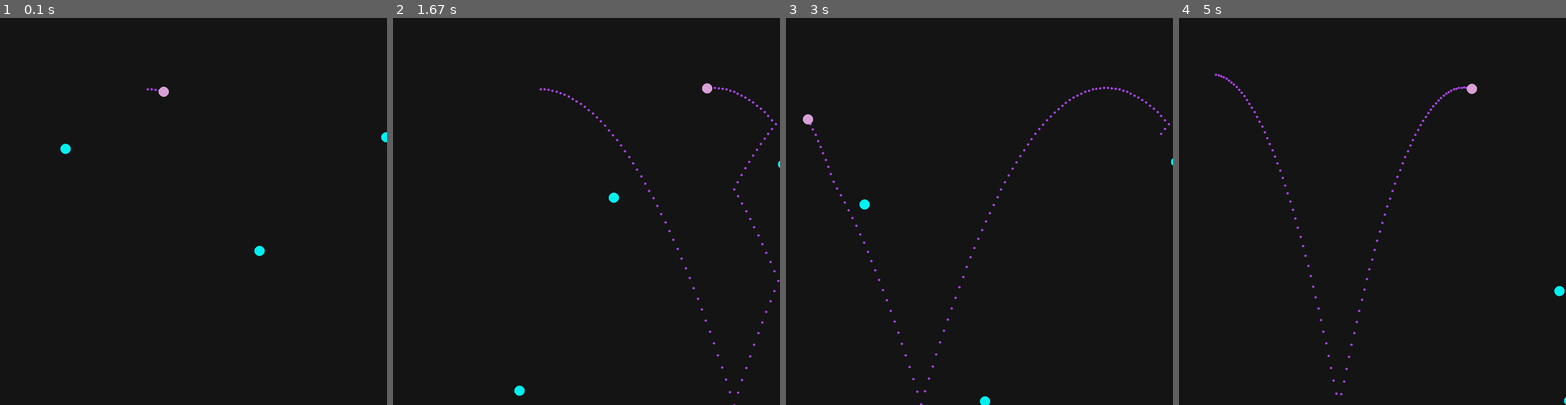
Above: before the commit, frames 1-4 (left to right).
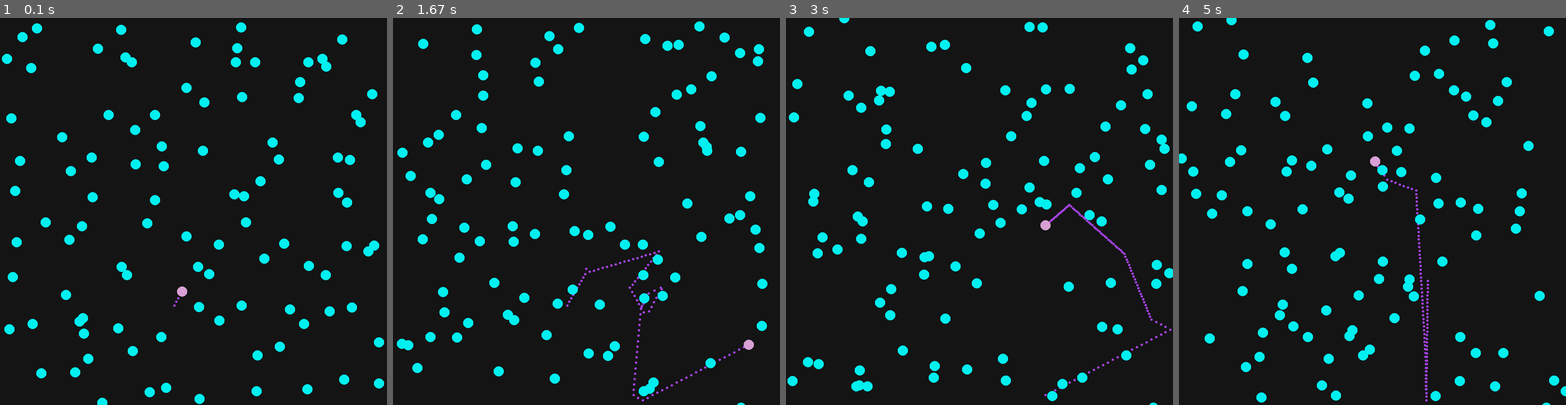
Above: after the commit, the same moments.

Repository: nmaszin/kulki
Game: pygame game, started from main.py
The game is run twice, just before and just after one commit, with the same random seed, the same clock (stepped at 60 frames per second) and the same inputs.
Inputs:
- Up to frame 1 (0.1 s): no input
- Up to frame 2 (1.67 s): no input
- Up to frame 3 (3 s): no input
- Up to frame 4 (5 s): no input

The runs differ from the first frame. In frame 1, 5.8% of the frame differs, in the area x 0-100%, y 1-100%; in frame 2, 6.3%, in the area x 1-100%, y 0-100%; in frame 3, 6.2%; in frame 4, 6.2%.

Commit message:
Random distribution of balls on simulation init

Diff:
--- a/app/app.py
+++ b/app/app.py
@@ -1,11 +1,11 @@
 import pygame
+import random
 
 from app.math.rectangle import Rectangle
 from app.math.vector import Vector
 from app.simulation.simulation import Simulation
 from app.simulation.config import SimulationConfig
 from app.color import Color
-
 
 class App:
   WINDOW_TITLE = 'Kulki by N-Maszin'
@@ -26,12 +26,7 @@
 
     self.simulation = Simulation(
       self.scene,
-      SimulationConfig({
-        'simulation_fps': self.FPS,
-        'balls_number': 4,
-        'ball_velocity': Vector.from_polar(500, 0),
-        'ball_acceleration': Vector(0, 2000)
-      })
+      SimulationConfig({}) # default config
     )
 
     self.RENDER_FRAME = pygame.USEREVENT
--- a/app/simulation/ball.py
+++ b/app/simulation/ball.py
@@ -29,7 +29,7 @@
     Returns True if collision between two balls has ocurred
     """
     distance = self.position.distance(ball.position)
-    return distance <= self.radius + ball.radius + 1
+    return distance <= self.radius + ball.radius
 
   def is_collision_with_wall(self, scene):
     """
--- a/app/simulation/config.py
+++ b/app/simulation/config.py
@@ -1,14 +1,15 @@
 import math
+import random
 
 from app.math.vector import Vector
 
 class SimulationConfig:
   DEFAULTS = {
-    'simulation_fps': 1000,
+    'simulation_fps': 60,
     'balls_number': 100,
     'ball_radius': 10,
-    'ball_velocity': Vector.from_polar(100, math.radians(30)),
-    'ball_acceleration': Vector(0, 0)
+    'ball_velocity': lambda: Vector.from_polar(500, math.radians(random.randint(0, 360))),
+    'ball_acceleration': lambda: Vector(0, 0)
   }
 
   def __init__(self, config):
--- a/app/simulation/simulation.py
+++ b/app/simulation/simulation.py
@@ -1,7 +1,9 @@
 import math
+import random
 from collections import deque
 
 from app.math.point import Point
+from app.math.rectangle import Rectangle
 from app.math.vector import Vector
 from app.simulation.ball import DrawableBall, TrackedBall
 from app.simulation.frame import SimulationFrame
@@ -16,22 +18,28 @@
     self.scene = scene
     self.config = config
 
+    positions = self.randomize_initial_balls_positions(
+      scene,
+      config.get('balls_number'),
+      config.get('ball_radius')
+    )
+
     balls = []
     balls.append(TrackedBall(
-      position=scene.random_point(),
+      position=positions.pop(),
       radius=config.get('ball_radius'),
-      velocity=config.get('ball_velocity'),
-      acceleration=config.get('ball_acceleration'),
+      velocity=config.get('ball_velocity')(),
+      acceleration=config.get('ball_acceleration')(),
       color=Color.random(),
       track_color=Color.random()
     ))
 
-    for _ in range(config.get('balls_number') - 1):
+    for position in positions:
       balls.append(DrawableBall(
-        position=scene.random_point(),
+        position=position,
         radius=config.get('ball_radius'),
-        velocity=config.get('ball_velocity'),
-        acceleration=config.get('ball_acceleration'),
+        velocity=config.get('ball_velocity')(),
+        acceleration=config.get('ball_acceleration')(),
         color=Color.BALL
       ))
 
@@ -51,3 +59,32 @@
   def draw_next_frame(self, surface):
     frame = self.frames.popleft()
     frame.draw(surface)
+
+  @staticmethod
+  def randomize_initial_balls_positions(scene, balls_number, ball_radius):
+    rows_number = columns_number = math.ceil(math.sqrt(balls_number))
+
+    area_width = int(scene.width / columns_number)
+    area_height = int(scene.height / rows_number)
+
+    busy_areas = [[False] * columns_number for y in range(rows_number)]
+
+    positions = []
+    for _ in range(balls_number):
+      while True:
+        x = random.randint(0, columns_number - 1)
+        y = random.randint(0, rows_number - 1)
+        if not busy_areas[y][x]:
+          busy_areas[y][x] = True
+          break
+
+      rect = Rectangle(
+        scene.x + area_width * x + ball_radius,
+        scene.y + area_height * y + ball_radius,
+        area_width - 2 * ball_radius,
+        area_height - 2 * ball_radius
+      )
+
+      positions.append(rect.random_point())
+
+    return positions
